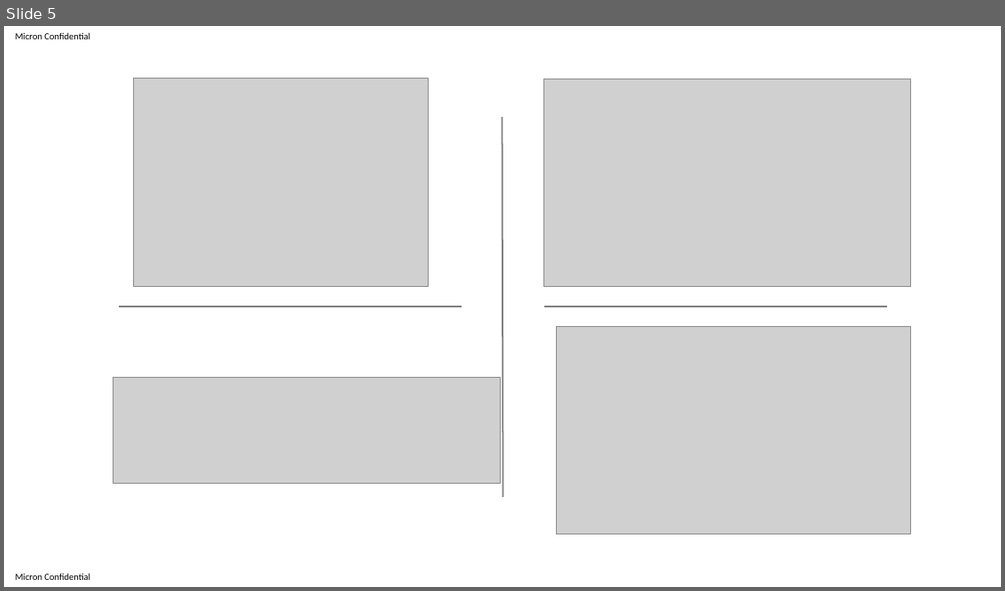
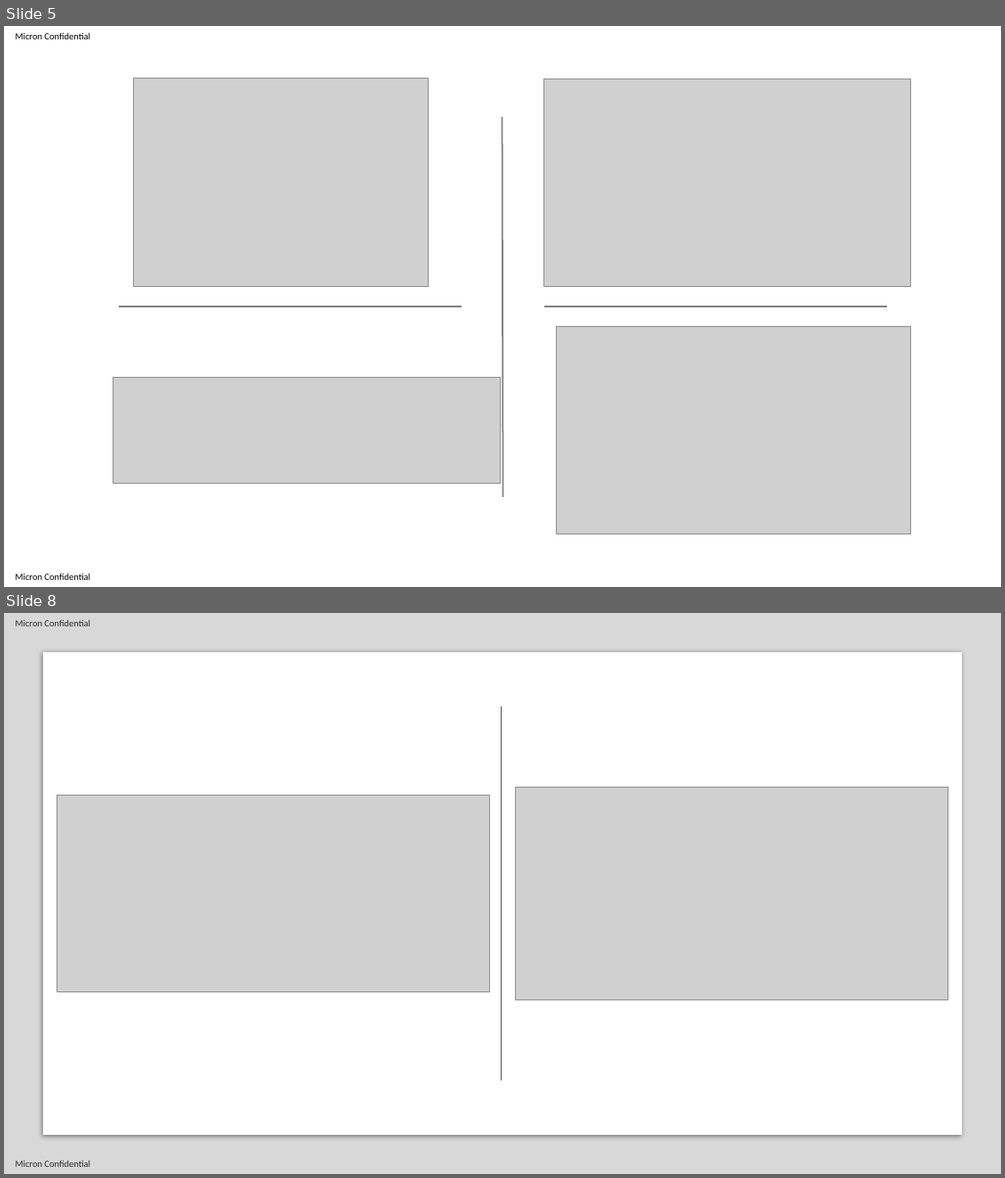
Before and after one commit to simasuiyuan/CS5228, a slide deck: ref/pic.pptx. Shown one above the other, each under a label of ours: slide 5 before the commit, slides 5 and 8 after it; the slides between them are not shown. The pictures are 1005x591 and 1005x1178 pixels, drawn with LibreOffice and Linux fonts; fonts in the diff are those of the drawing; grey boxes stand for pictures. Boxes give left, top, right and bottom in pixels: in the first picture for what was removed or moved away, otherwise in the second. Text is boxed around its words. In the diff, an @@ line names an element or a change of style, - is before the commit and + after.

```diff
--- a/ref/pic.pptx
+++ b/ref/pic.pptx
@@ slide 8 added at <box>4,613,1001,1174</box>, background #FFFFFF; not listed: 2 template elements that a slide beside it also shows @@
@@ rectangle added at <box>4,613,1001,1174</box>, fill #808080 at 30% opacity @@
@@ rectangle added at <box>43,653,962,1135</box>, fill #FFFFFF @@
@@ line added from (502, 706) to (502, 1080), #4E4E4E 0.5 pt @@
@@ picture added at <box>57,795,489,991</box> @@
@@ picture added at <box>516,787,948,999</box> @@
```
Also in this commit, not shown: 7 other slides added, 7 other files.
